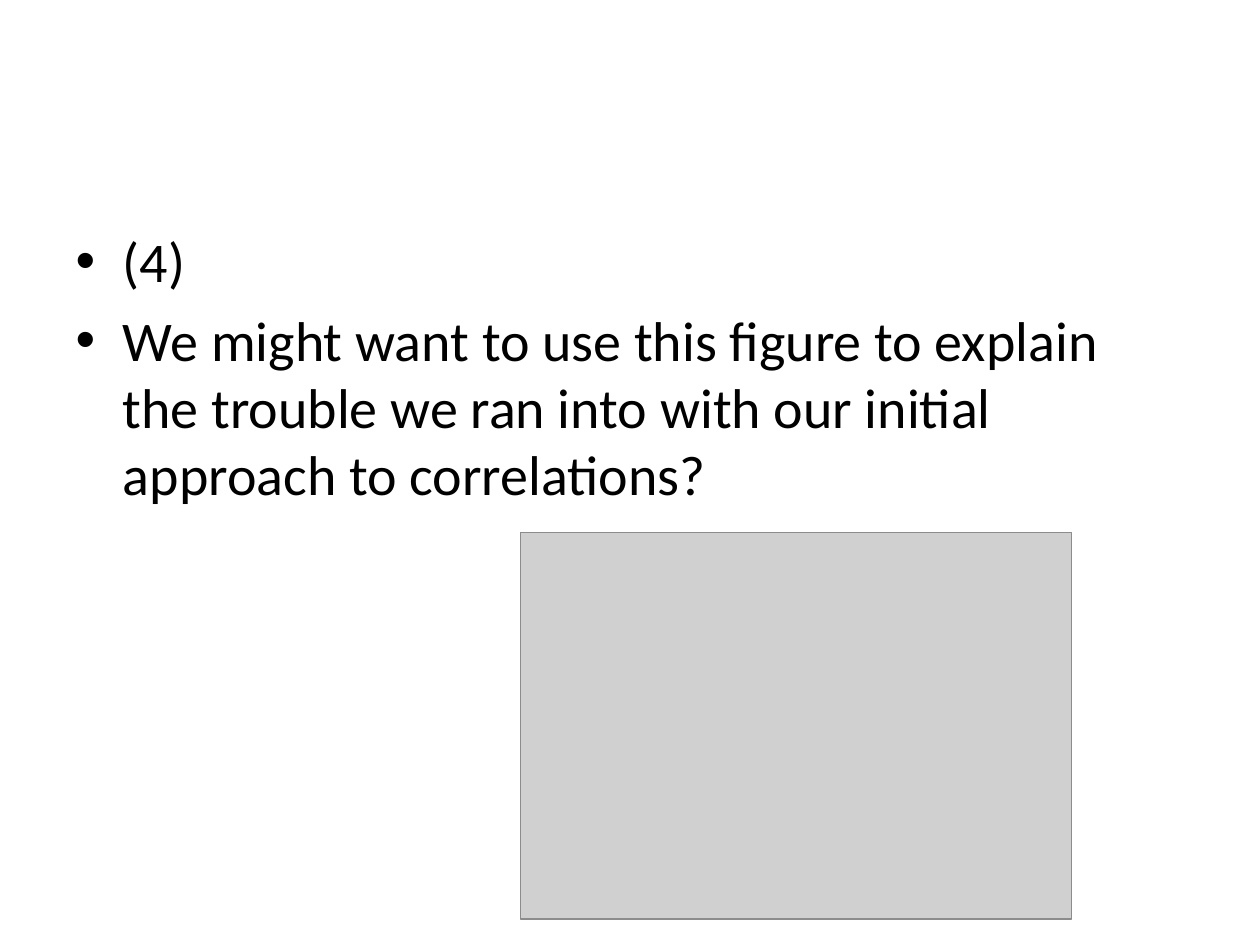
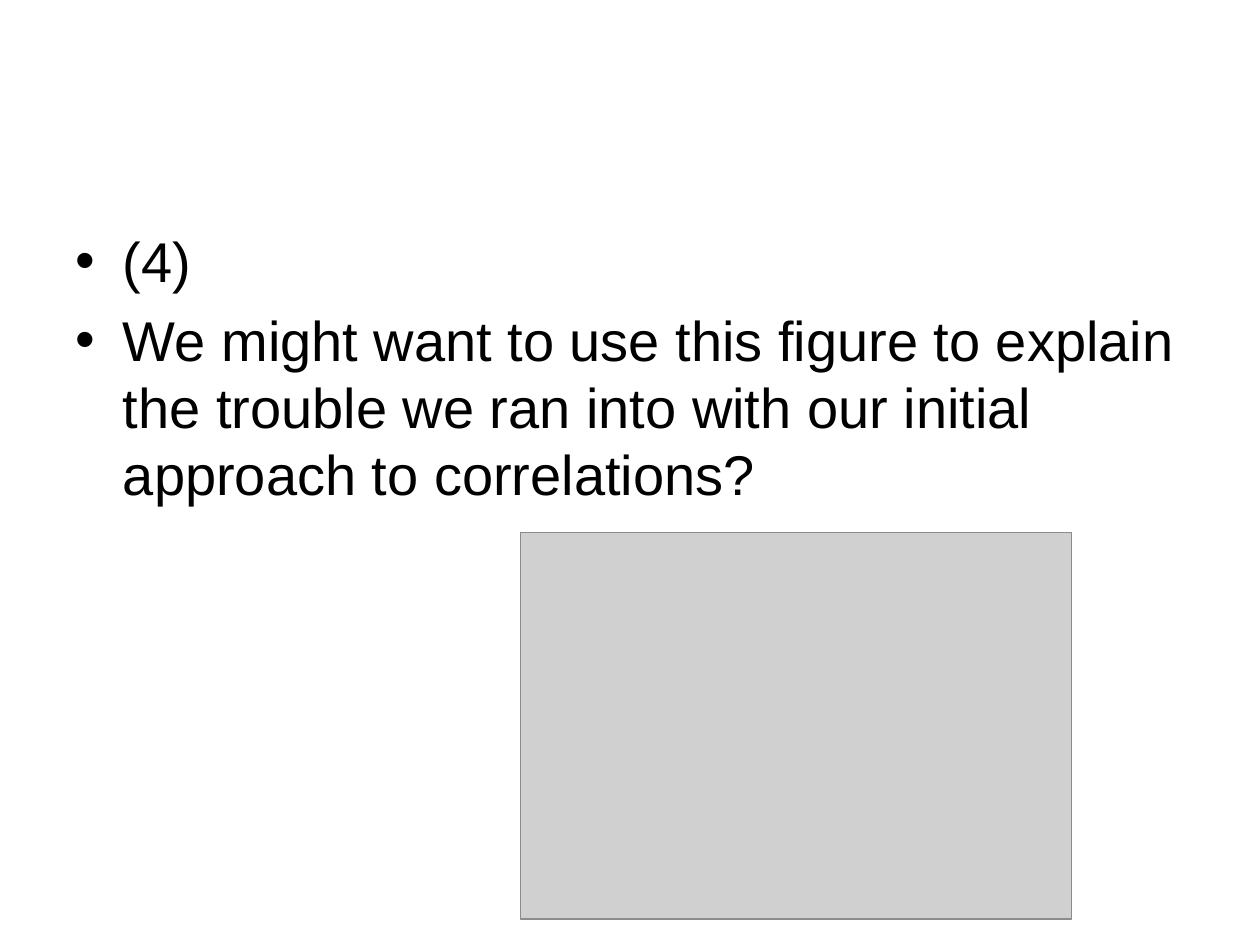
Before and after one commit to noah3695/CoSMo2018, a slide deck: slide 9 of CoSMO_GroupProjectPresentationTemplate2018.pptx. Drawn at 1260x945 pixels with LibreOffice and Linux fonts; fonts in the diff are those of the drawing; grey boxes stand for pictures; background and template pictures are left out. Boxes give left, top, right and bottom in pixels: in the first picture for what was removed or moved away, otherwise in the second. Text is boxed around its words. In the diff, an @@ line names an element or a change of style, - is before the commit and + after.

```diff
--- a/CoSMO_GroupProjectPresentationTemplate2018.pptx
+++ b/CoSMO_GroupProjectPresentationTemplate2018.pptx
@@ text "(4)" at (x1=123, y1=241, x2=1173, y2=506): font Calibri to Arial @@
```
Also in this commit, not shown: 11 other slides changed, 2 slides added, 1 slide removed.
